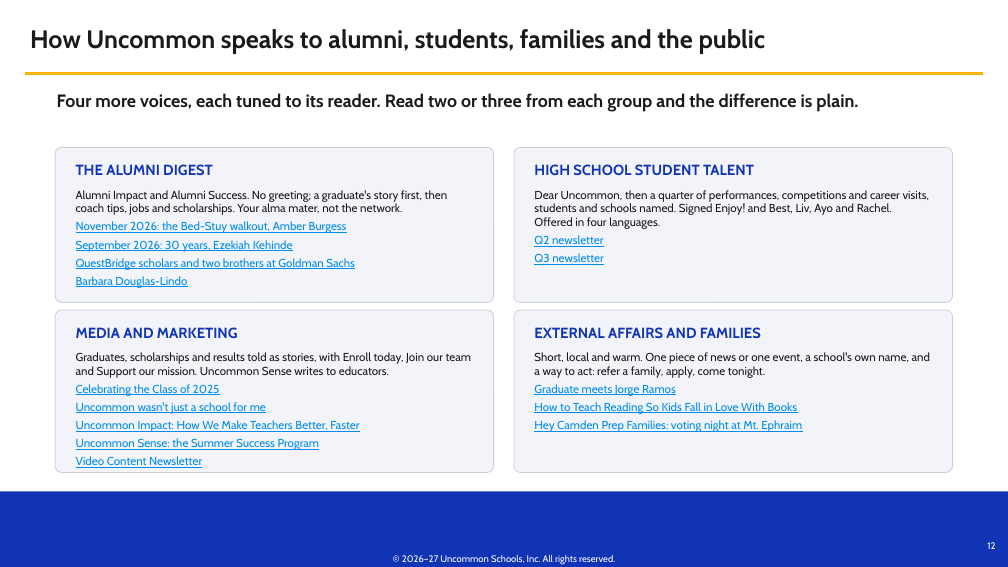
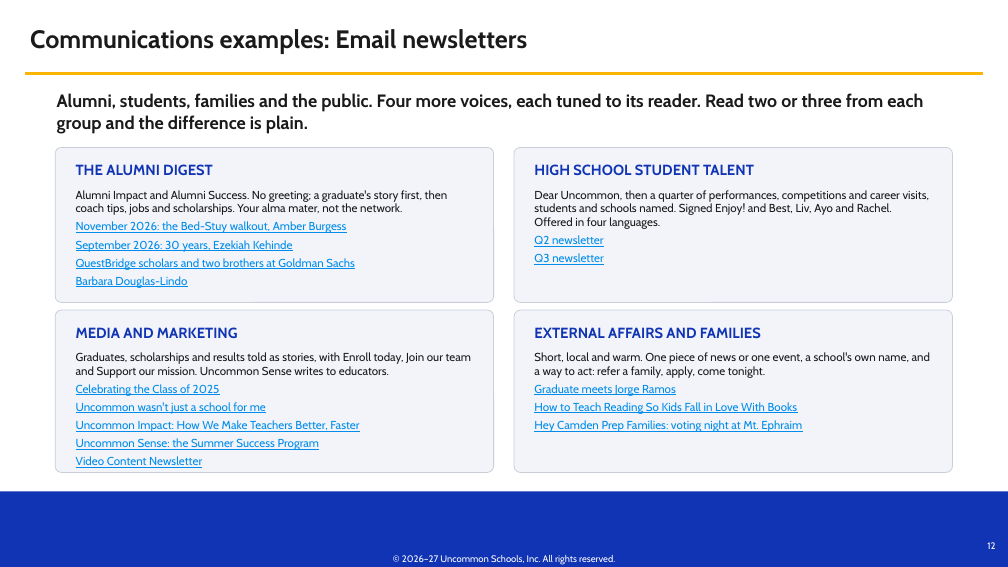
Before and after one commit to Uncommon-Schools/campaigns, a slide deck: slide 12 of website-redesign-2026/brand-voice/Uncommon Schools Brand Voice.pptx. Drawn at 1008x567 pixels with LibreOffice and Linux fonts; fonts in the diff are those of the drawing; background and template pictures are left out. Boxes give left, top, right and bottom in pixels: in the first picture for what was removed or moved away, otherwise in the second. Text is boxed around its words. In the diff, an @@ line names an element or a change of style, - is before the commit and + after.

```diff
--- a/website-redesign-2026/brand-voice/Uncommon Schools Brand Voice.pptx
+++ b/website-redesign-2026/brand-voice/Uncommon Schools Brand Voice.pptx
@@ text at bbox=[30, 29, 527, 54]: text changed @@
-How Uncommon speaks to alumni, students, families and the public
+Communications examples: Email newsletters
@@ text at bbox=[57, 93, 923, 134]: text changed @@
-Four more voices, each tuned to its reader. Read two or three from each group and the difference is plain.
+Alumni, students, families and the public. Four more voices, each tuned to its reader. Read two or three from each group and the difference is plain.
```
Also in this commit, not shown: 4 other slides changed, 1 other file.
